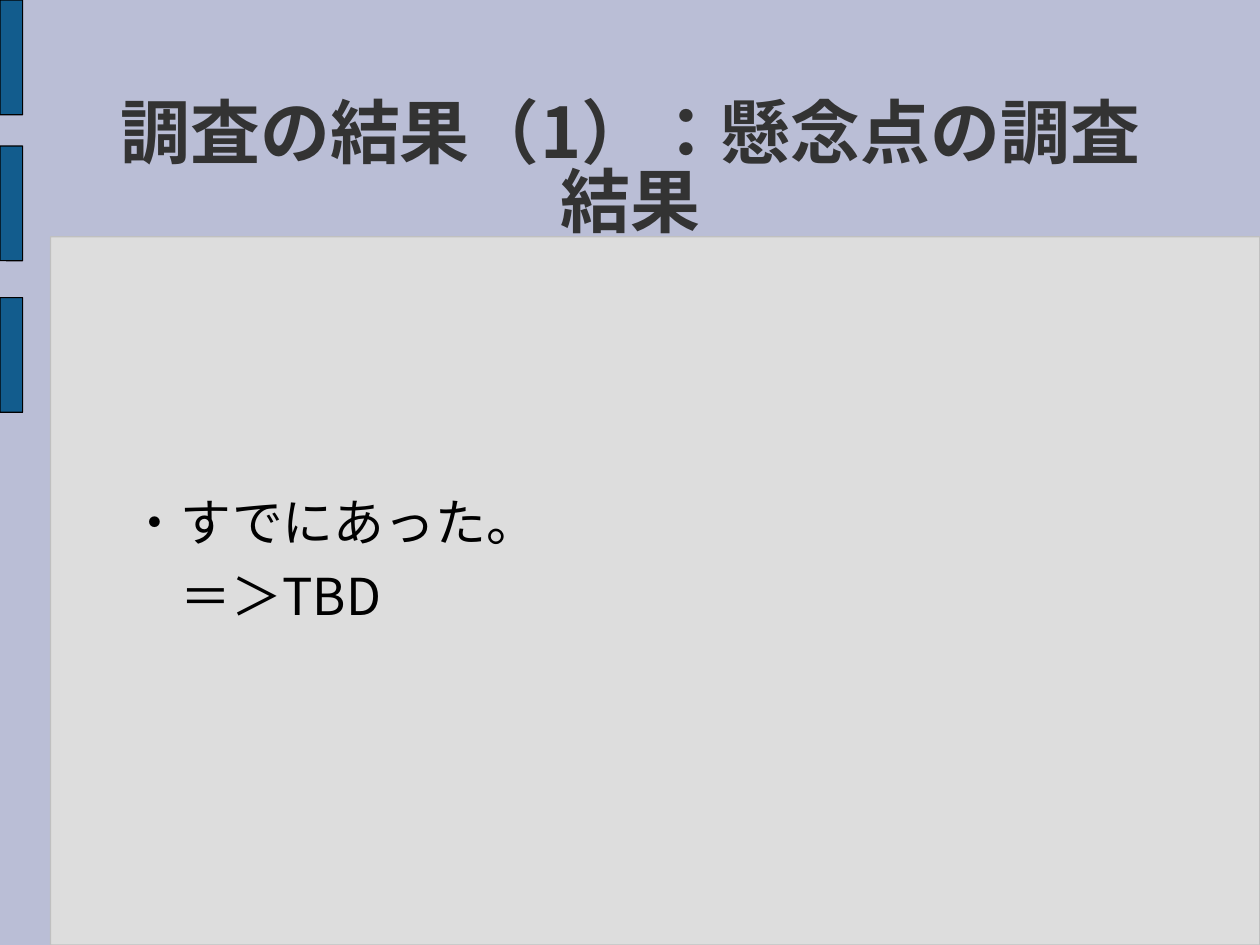
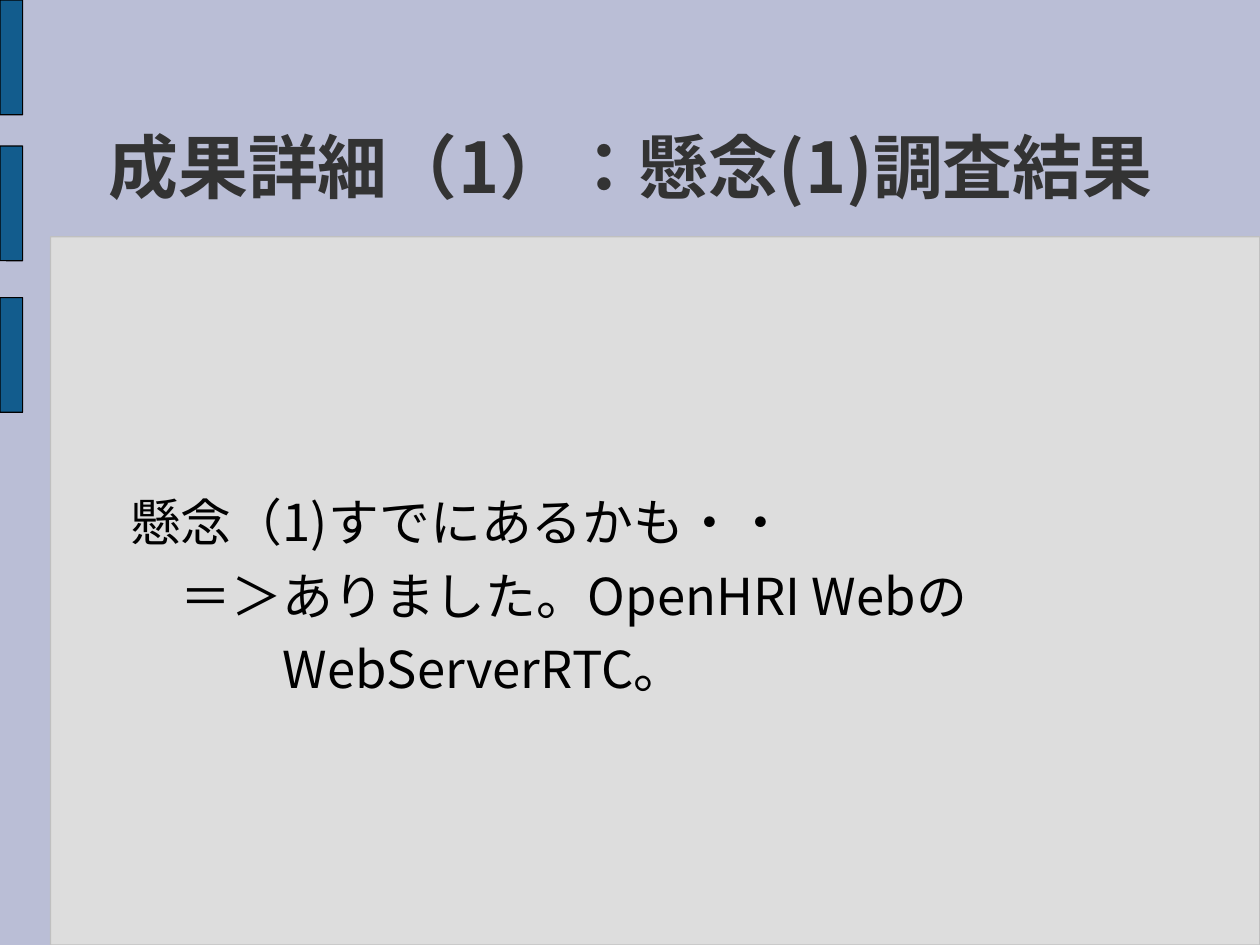
Before and after one commit to sec-d04/RTMWeb, a slide deck: slide 8 of Document/Presentation/RTMWeb_ResearchPresentation.ppt (slide 9 before the commit). Drawn at 1260x945 pixels with LibreOffice and Linux fonts; fonts in the diff are those of the drawing. Boxes give left, top, right and bottom in pixels: in the first picture for what was removed or moved away, otherwise in the second. Text is boxed around its words. In the diff, an @@ line names an element or a change of style, - is before the commit and + after.

Commit message:
成果発表資料全体大修正　一応完成版のつもり
・発表の流れをシンプルにし、それにあわせ全体を再構成した。
・「おさらい」のRTMの説明を削除した。
・今後を修正した。
・OpenHRIにあったRTM+WEBの説明を追加した。
・意見のまとまってない点を記載した。
・新提案を追加した。

```diff
--- a/Document/Presentation/RTMWeb_ResearchPresentation.ppt
+++ b/Document/Presentation/RTMWeb_ResearchPresentation.ppt
@@ title at box(108, 133, 1152, 207): text changed @@
-調査の結果（1）：懸念点の調査結果
+成果詳細（1）：懸念(1)調査結果
@@ text at box(130, 497, 967, 691): text changed @@
-・すでにあった。
-＝＞TBD
+懸念（1)すでにあるかも・・
+＝＞ありました。OpenHRI Webの
+WebServerRTC。
```
Also in this commit, not shown: 10 other slides changed, 6 slides added, 4 slides removed.
